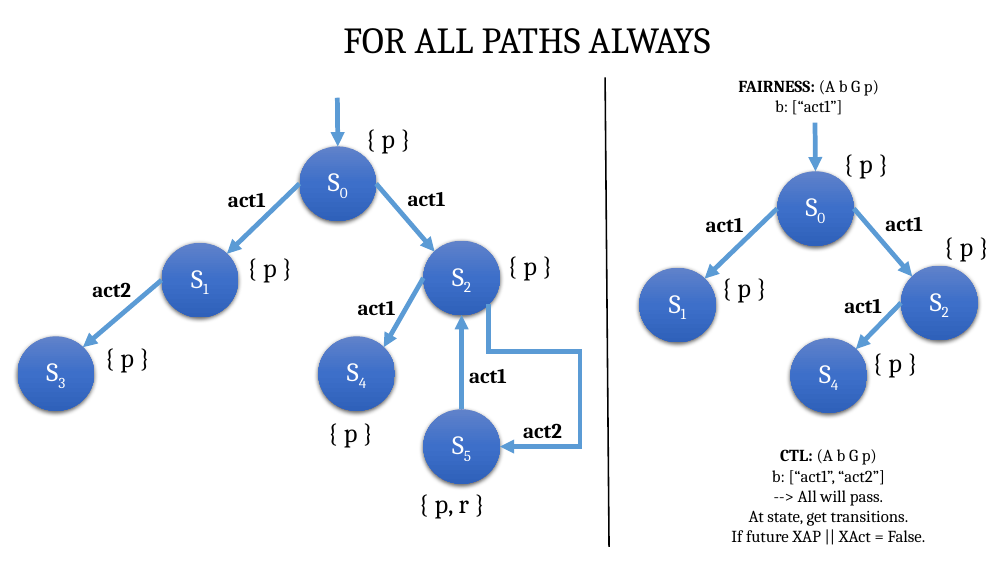
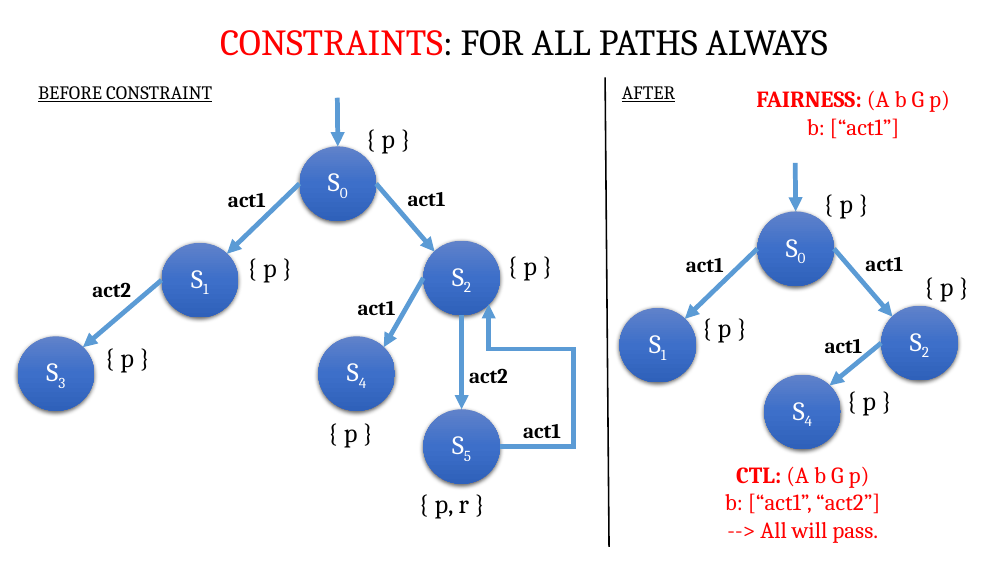
Before and after one commit to influxious/mc, a slide deck: slide 23 of Model_Diagrams.pptx (slide 22 before the commit). Drawn at 1008x567 pixels with LibreOffice and Linux fonts; fonts in the diff are those of the drawing. Boxes give left, top, right and bottom in pixels: in the first picture for what was removed or moved away, otherwise in the second. Text is boxed around its words. In the diff, an @@ line names an element or a change of style, - is before the commit and + after.

Commit message:
All Model Constraint Diagrams & Fixed Formula for Mutual Exclusion

```diff
--- a/Model_Diagrams.pptx
+++ b/Model_Diagrams.pptx
@@ text at [220,30,828,56]: text changed @@
-FOR ALL PATHS ALWAYS
+CONSTRAINTS: FOR ALL PATHS ALWAYS
@@ text added at [38,86,212,102], 18 pt, text #000000, underline @@
+BEFORE CONSTRAINT
@@ text added at [622,86,675,102], 18 pt, text #000000, underline @@
+AFTER
@@ text "FAIRNESS: (A b G p)": place and size @@
-text "FAIRNESS: (A b G p)" at [738,80,879,115]
+text "FAIRNESS: (A b G p)" at [756,91,950,139]
@@ text "FAIRNESS: (A b G p)" at [756,91,950,139]: size 16 to 22 pt, text colour #000000 to #FF0000 @@
@@ 6 texts, 3 ellipses, 3 arrows: place and size @@
-6 texts, 3 ellipses, 3 arrows at [640,123,978,343]
+6 texts, 3 ellipses, 3 arrows at [619,163,958,383]
@@ arrow moved from (462, 409) - (462, 315) to (462, 315) - (462, 409) @@
@@ elbow arrow moved from (489, 305) - (500, 447) to (500, 447) - (489, 305) @@
@@ text "act2": place and size @@
-text "act2" at [523,423,562,438]
+text "act2" at [469,368,508,383]
@@ arrow moved from (901, 303) - (856, 349) to (882, 343) - (830, 386) @@
@@ ellipse "S4": place and size @@
-ellipse "S4" at [791,338,867,413]
+ellipse "S4" at [765,374,841,449]
@@ text "{ p }": place and size @@
-text "{ p }" at [888,359,902,378]
+text "{ p }" at [862,397,876,416]
@@ text "act1": place and size @@
-text "act1" at [469,369,507,383]
+text "act1" at [523,424,561,438]
@@ text "CTL: (A b G p)" at [725,467,880,543]: size 16 to 22 pt, text colour #000000 to #FF0000 @@
@@ text "CTL: (A b G p)": place and size @@
-text "CTL: (A b G p)" at [731,449,926,542]
+text "CTL: (A b G p)" at [725,467,880,543]
@@ text at [731,510,926,542]: paragraphs removed @@
-At state, get transitions.
-If future XAP || XAct = False.
```
Also in this commit, not shown: 2 other slides changed, 9 slides added, 3 other files.
